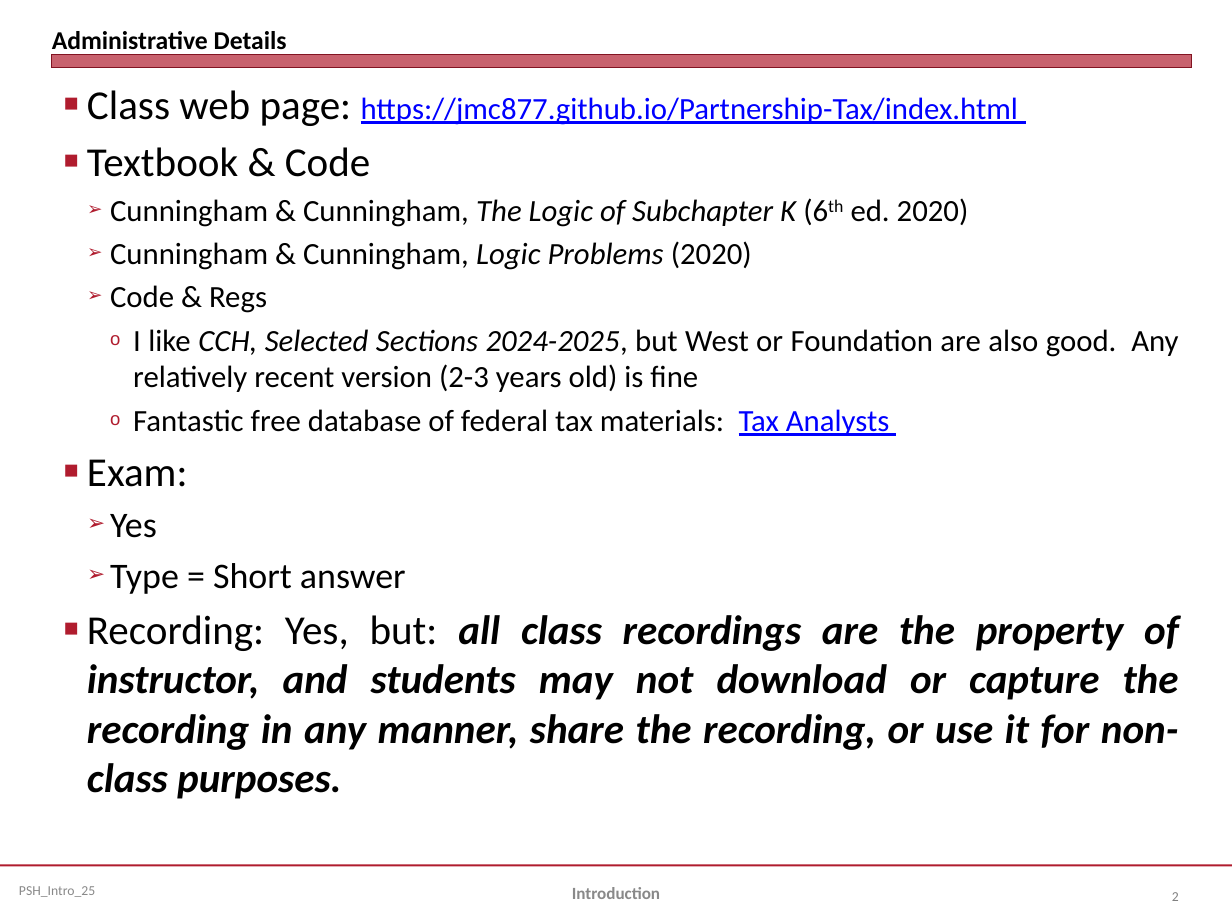
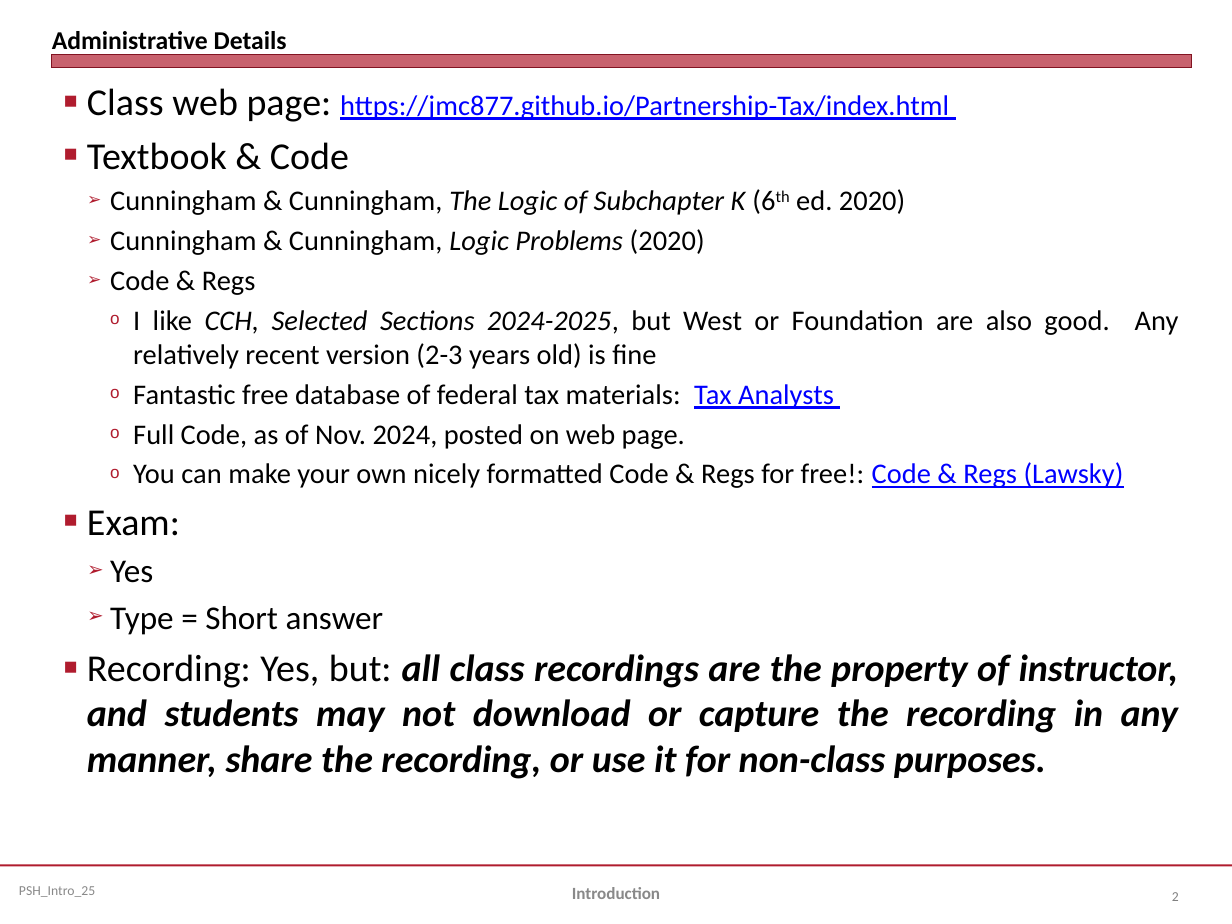
Before and after one commit to jmc877/Partnership-Tax, a slide deck: slide 2 of slides/PSH_Introduction_25.pptx. Drawn at 1232x924 pixels with LibreOffice and Linux fonts; fonts in the diff are those of the drawing. Boxes give left, top, right and bottom in pixels: in the first picture for what was removed or moved away, otherwise in the second. Text is boxed around its words. In the diff, an @@ line names an element or a change of style, - is before the commit and + after.

```diff
--- a/slides/PSH_Introduction_25.pptx
+++ b/slides/PSH_Introduction_25.pptx
@@ text at (x1=87, y1=88, x2=1179, y2=779): size 24 to 22.2 pt in "Class web page:", "Textbook & Code", "Exam:", "Recording: Yes, but: all class recordings are ..."; size 18 to 16.6 pt in "https://jmc877.github.io/Partnership-Tax/index.html", "Cunningham & Cunningham, The Logic of Subchapter ...", "Cunningham & Cunningham, Logic Problems (2020)", "Code & Regs" and 2 more places; size 21 to 19.4 pt in "Yes", "Type = Short answer" @@
@@ text at (x1=133, y1=424, x2=1124, y2=488): paragraphs added @@
+    o Full Code, as of Nov. 2024, posted on web page.
+    o You can make your own nicely formatted Code & Regs for free!: Code & Regs (Lawsky)
```
Also in this commit, not shown: 4 other slides changed, 2 slides added, 1 other file.
